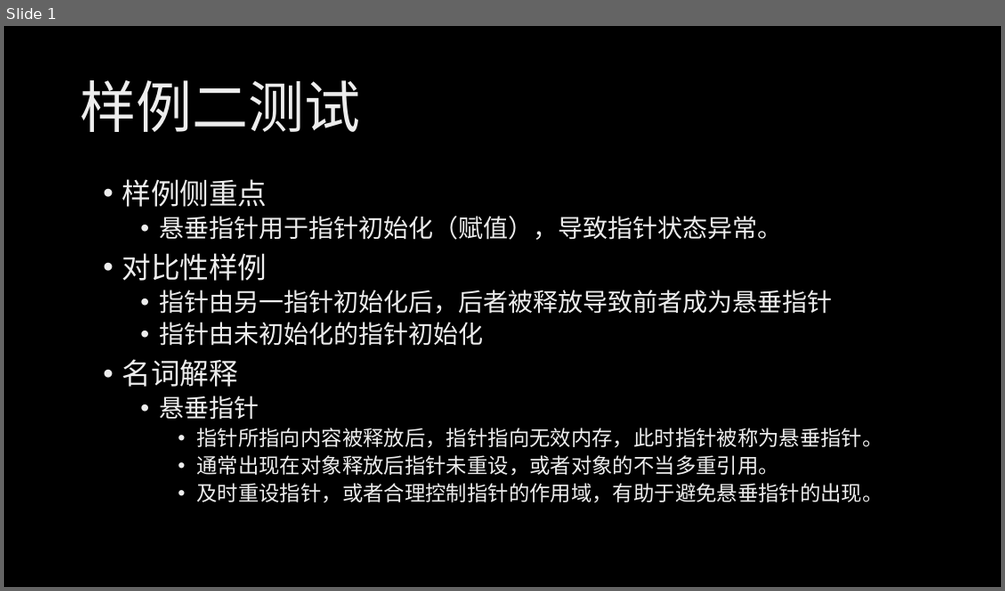
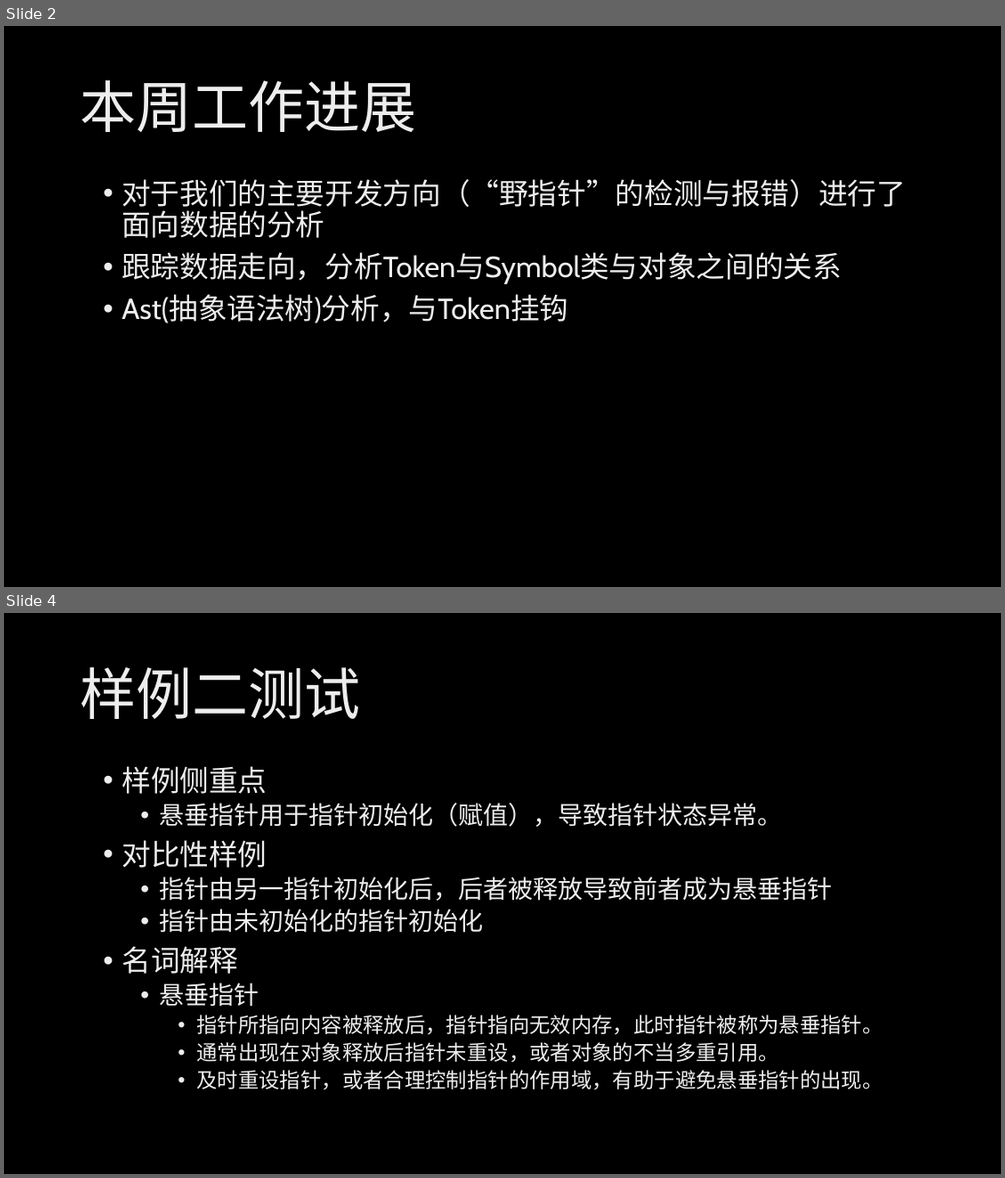
Before and after one commit to HSCppcheck/Cppcheck, a slide deck: 汇报/第四、五周工作汇报.pptx. Shown one above the other, each under a label of ours: slide 1 before the commit, slides 2 and 4 after it; the slides between them are not shown. The pictures are 1005x591 and 1005x1178 pixels, drawn with LibreOffice and Linux fonts; fonts in the diff are those of the drawing; background and template pictures are left out. Boxes give left, top, right and bottom in pixels: in the first picture for what was removed or moved away, otherwise in the second. Text is boxed around its words. In the diff, an @@ line names an element or a change of style, - is before the commit and + after.

```diff
--- a/汇报/第四、五周工作汇报.pptx
+++ b/汇报/第四、五周工作汇报.pptx
@@ slide 2 added at box(4, 26, 1001, 587), background picture (left out) @@
@@ title added at box(80, 80, 416, 132), 54 pt, text gradient #BFBFBF to #EDEDED to #FFFFFF @@
+本周工作进展
@@ text added at box(121, 179, 906, 323), 28 pt, text gradient #BFBFBF to #EDEDED to #FFFFFF @@
+• 对于我们的主要开发方向（“野指针”的检测与报错）进行了面向数据的分析
+• 跟踪数据走向，分析Token与Symbol类与对象之间的关系
+• Ast(抽象语法树)分析，与Token挂钩
@@ what was slide 1 is now slide 4 @@
```
Also in this commit, not shown: 9 other slides added.
